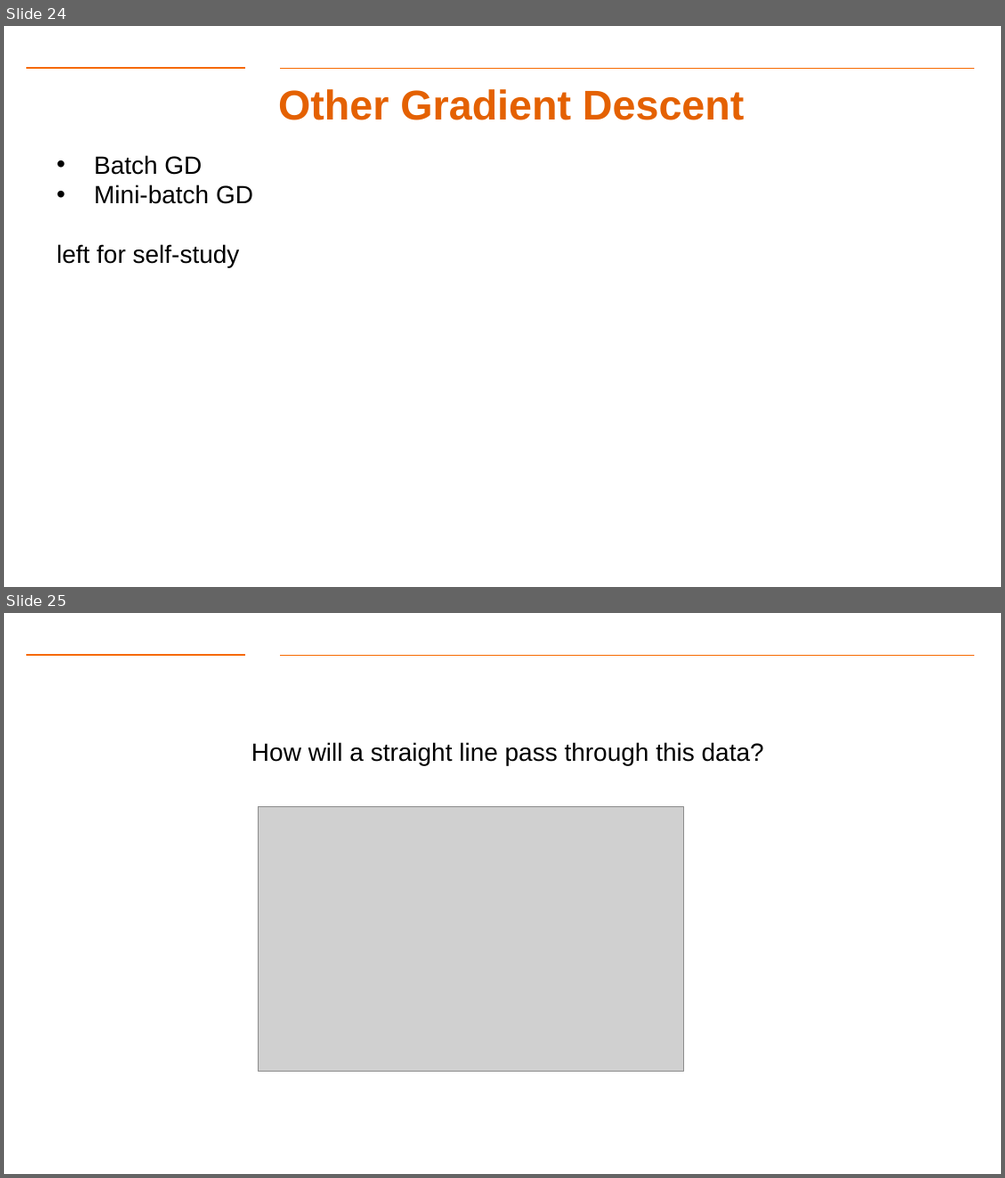
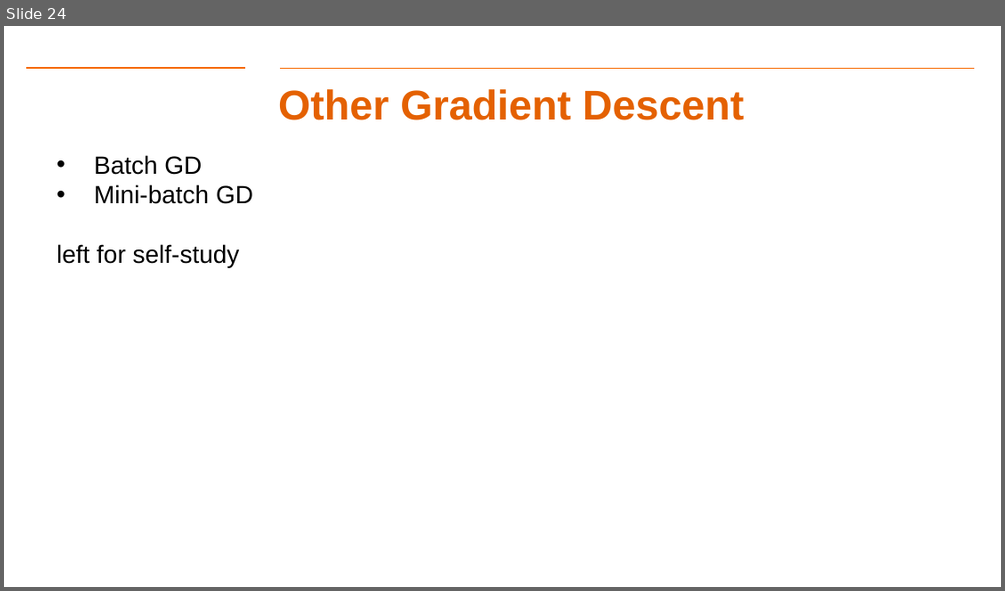
Before and after one commit to gk5951/RIT-DSCI-633-FDS, a slide deck: Syllabus/Lecture04/Lec04.pptx. Shown one above the other, each under a label of ours: slides 24 and 25 before the commit, slide 24 after it. The pictures are 1005x1178 and 1005x591 pixels, drawn with LibreOffice and Linux fonts; fonts in the diff are those of the drawing; grey boxes stand for pictures; background and template pictures are left out. Boxes give left, top, right and bottom in pixels: in the first picture for what was removed or moved away, otherwise in the second. Text is boxed around its words. In the diff, an @@ line names an element or a change of style, - is before the commit and + after.

```diff
--- a/Syllabus/Lecture04/Lec04.pptx
+++ b/Syllabus/Lecture04/Lec04.pptx
@@ slide 25 removed at box(4, 613, 1001, 1174), background #FFFFFF; not listed: 2 template elements that a slide beside it also shows @@
@@ text removed at box(251, 742, 764, 765) @@
-How will a straight line pass through this data?
@@ picture removed at box(259, 807, 684, 1070) @@
```
Also in this commit, not shown: 6 slides changed, 1 slide added, 1 other slide removed, 1 other file.
